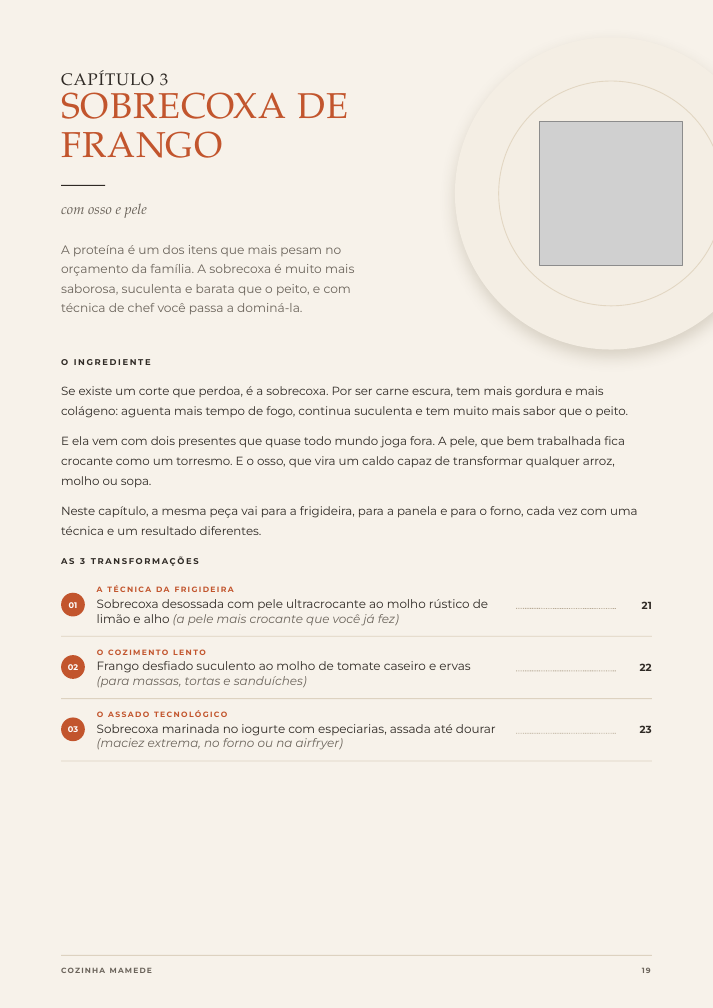
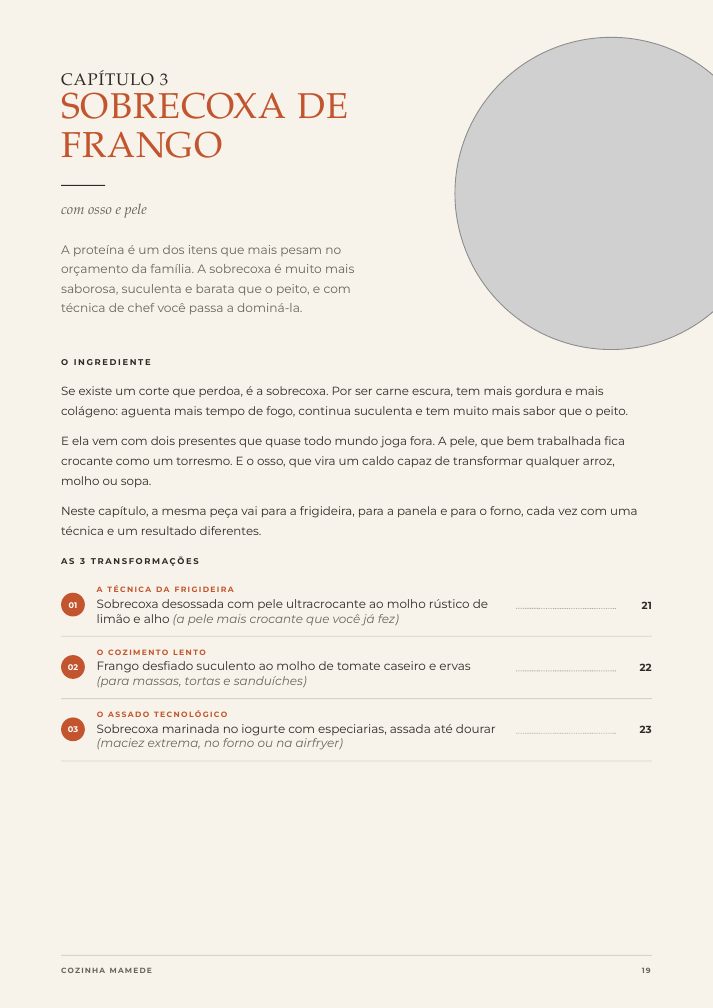
Before and after one commit to monelleayabamensah-hub/ebook-receitas, a slide deck: slide 19 of versoes/VERSAO COM FOTOGRAFIAS/Cozinha-Mamede-Canva.pptx. Drawn at 713x1008 pixels with LibreOffice and Linux fonts; fonts in the diff are those of the drawing; grey boxes stand for pictures. Boxes give left, top, right and bottom in pixels: in the first picture for what was removed or moved away, otherwise in the second. Text is boxed around its words. In the diff, an @@ line names an element or a change of style, - is before the commit and + after.

```diff
--- a/versoes/VERSAO COM FOTOGRAFIAS/Cozinha-Mamede-Canva.pptx
+++ b/versoes/VERSAO COM FOTOGRAFIAS/Cozinha-Mamede-Canva.pptx
@@ ellipse removed at (455,37,713,349) @@
@@ picture added at (455,37,713,349) @@
@@ ellipse removed at (498,81,713,306) @@
@@ picture removed at (539,122,683,266) @@
```
Also in this commit, not shown: 27 other slides changed, 38 other files.
